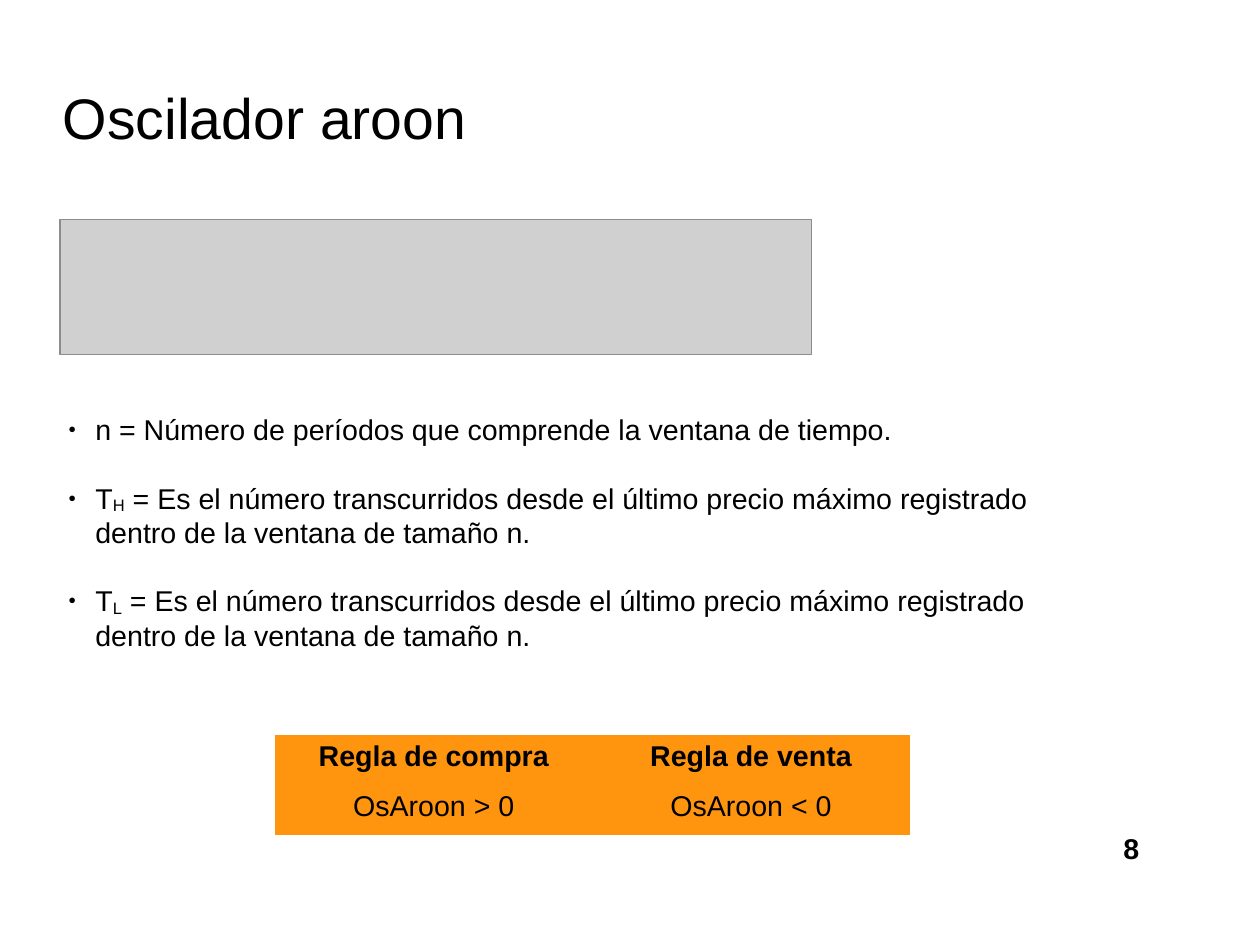
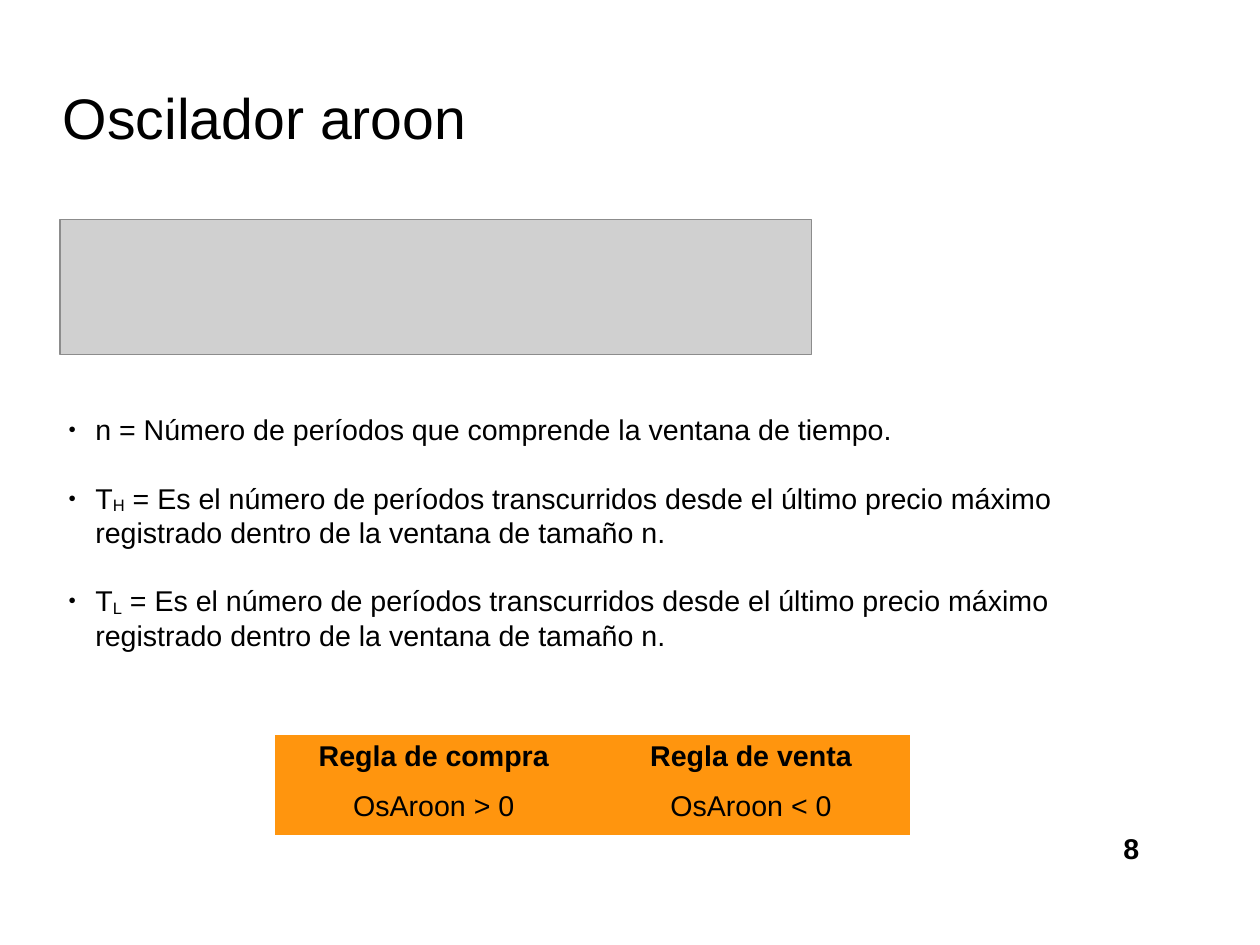
Before and after one commit to davidrmh/Thesis, a slide deck: slide 8 of presentaciones_finales/presentacion_seminario_B19.odp. Drawn at 1260x945 pixels with LibreOffice and Linux fonts; fonts in the diff are those of the drawing; grey boxes stand for pictures; background and template pictures are left out. Boxes give left, top, right and bottom in pixels: in the first picture for what was removed or moved away, otherwise in the second. Text is boxed around its words. In the diff, an @@ line names an element or a change of style, - is before the commit and + after.

```diff
--- a/presentaciones_finales/presentacion_seminario_B19.odp
+++ b/presentaciones_finales/presentacion_seminario_B19.odp
@@ text at bbox=[95, 488, 1051, 651]: text changed @@
-● TH = Es el número transcurridos desde el último precio máximo registrado dentro de la ventana de tamaño n.
-● TL = Es el número transcurridos desde el último precio máximo registrado dentro de la ventana de tamaño n.
+● TH = Es el número de períodos transcurridos desde el último precio máximo registrado dentro de la ventana de tamaño n.
+● TL = Es el número de períodos transcurridos desde el último precio máximo registrado dentro de la ventana de tamaño n.
```
Also in this commit, not shown: 4 other slides changed, 5 slides added.
